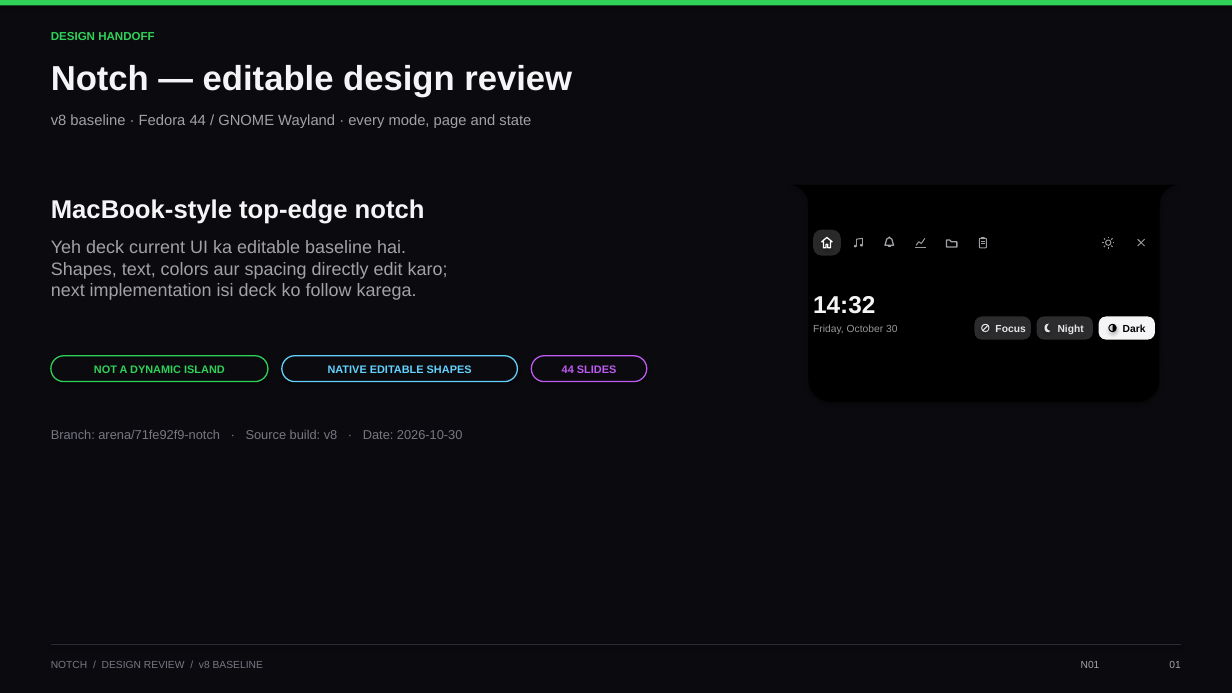
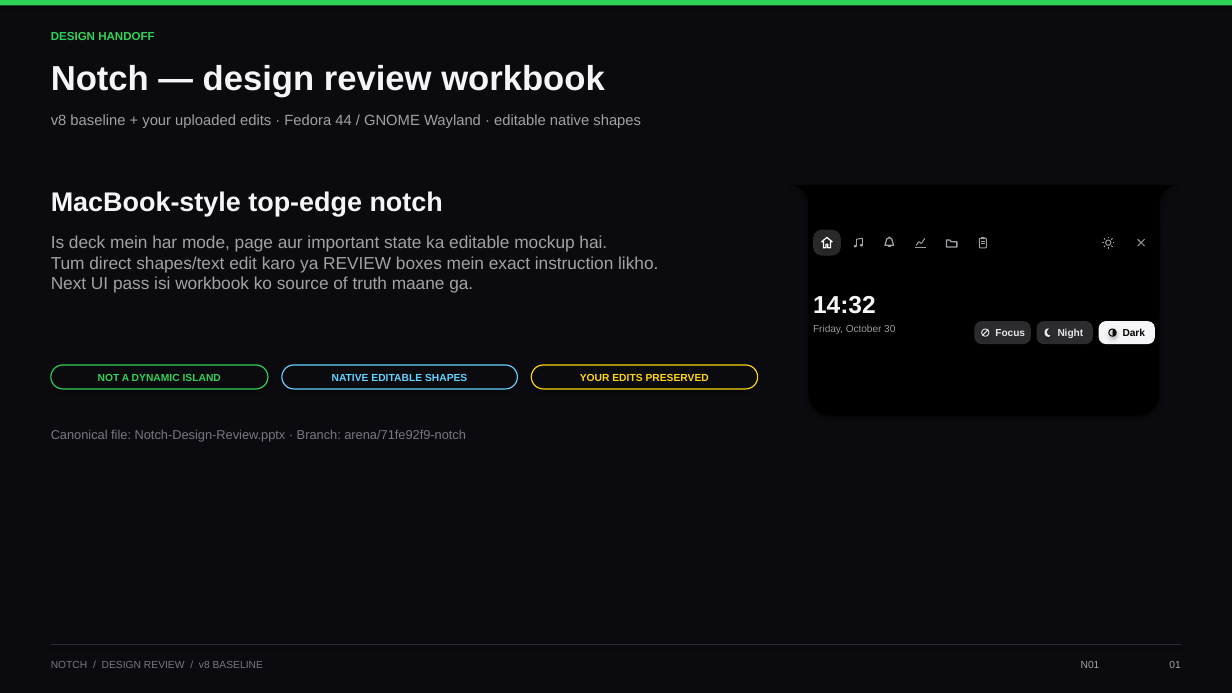
Before and after one commit to pavit12301611/notch, a slide deck: slide 1 of Notch-Design-Review.pptx. Drawn at 1232x693 pixels with LibreOffice and Linux fonts; fonts in the diff are those of the drawing. Boxes give left, top, right and bottom in pixels: in the first picture for what was removed or moved away, otherwise in the second. Text is boxed around its words. In the diff, an @@ line names an element or a change of style, - is before the commit and + after.

Commit message:
Expand design review workbook and preserve uploaded PPT edits

```diff
--- a/Notch-Design-Review.pptx
+++ b/Notch-Design-Review.pptx
@@ text at (51,65,605,97): text changed @@
-Notch — editable design review
+Notch — design review workbook
@@ text at (51,114,641,128): text changed @@
-v8 baseline · Fedora 44 / GNOME Wayland · every mode, page and state
+v8 baseline + your uploaded edits · Fedora 44 / GNOME Wayland · editable native shapes
@@ text "MacBook-style top-edge notch" at (51,191,443,216): size 20 to 21 pt @@
@@ freeform shape: place and size @@
-freeform shape at (790,185,1178,402)
+freeform shape at (790,185,1178,416)
@@ text at (51,235,658,293): text changed; size 14 to 13.5 pt @@
-Yeh deck current UI ka editable baseline hai.
-Shapes, text, colors aur spacing directly edit karo;
-next implementation isi deck ko follow karega.
+Is deck mein har mode, page aur important state ka editable mockup hai.
+Tum direct shapes/text edit karo ya REVIEW boxes mein exact instruction likho.
+Next UI pass isi workbook ko source of truth maane ga.
@@ text "14:32" at (813,296,876,314): size 19 to 19.1 pt @@
@@ 3 rounded rectangles, 2 freeform shapes, 2 ellipses, 1 line: place and size @@
-3 rounded rectangles, 2 freeform shapes, 2 ellipses, 1 line at (975,316,1155,339)
+3 rounded rectangles, 2 freeform shapes, 2 ellipses, 1 line at (975,321,1155,344)
@@ size 8 to 7.9 pt in 4 elements at (813,324,895,334), (995,329,1025,336), (1058,329,1084,338), (1123,328,1145,336) @@
@@ 2 texts, 2 rounded rectangles: place and size @@
-2 texts, 2 rounded rectangles at (51,356,518,382)
+2 texts, 2 rounded rectangles at (51,365,518,389)
@@ text "NOT A DYNAMIC ISLAND" at (98,374,221,381): size 8.5 to 8 pt @@
@@ rounded rectangle at (51,365,268,389): outline #30D158 1 pt to #30D158 0.9 pt @@
@@ text "NATIVE EDITABLE SHAPES" at (332,374,467,381): size 8.5 to 8 pt @@
@@ rounded rectangle at (282,365,518,389): outline #64D2FF 1 pt to #64D2FF 0.9 pt @@
@@ rounded rectangle: place and size @@
-rounded rectangle at (531,356,647,382)
+rounded rectangle at (531,365,758,389)
@@ rounded rectangle at (531,365,758,389): outline #BF5AF2 1 pt to #FFD60A 0.9 pt @@
@@ text removed at (562,365,616,373) @@
-44 SLIDES
@@ text added at (580,374,709,381), 8 pt, text #FFD60A, bold @@
+YOUR EDITS PRESERVED
@@ text at (51,430,466,442): text changed @@
-Branch: arena/71fe92f9-notch · Source build: v8 · Date: 2026-10-30
+Canonical file: Notch-Design-Review.pptx · Branch: arena/71fe92f9-notch
```
Also in this commit, not shown: 43 other slides changed, 17 slides added, 3 other files.
